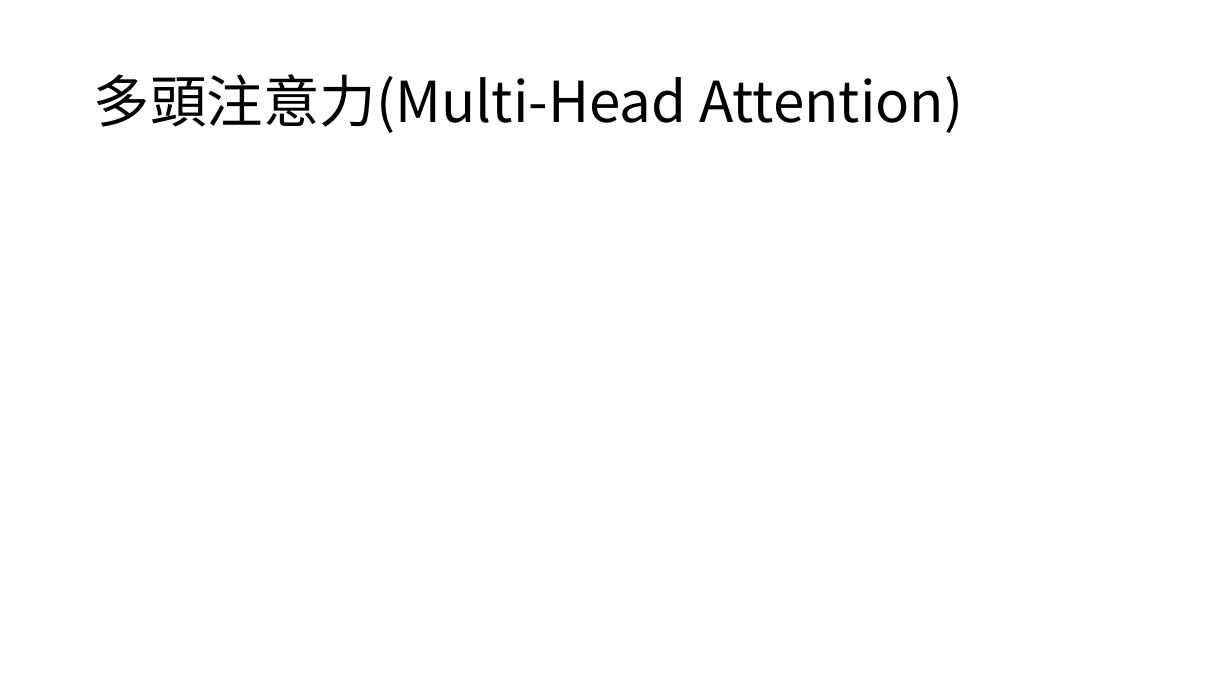
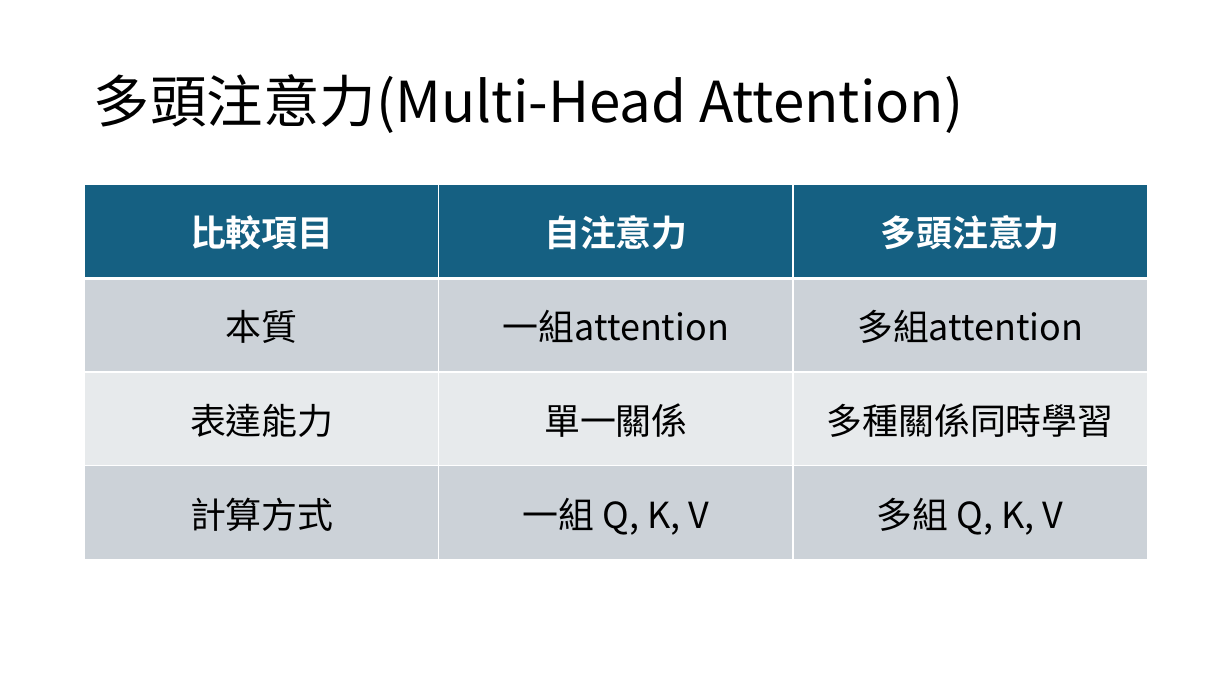
Before and after one commit to maxjiang323/GDG_NTPU_LLM_Lecture, a slide deck: slide 6 of Day3/Day3.pptx (slide 4 before the commit). Drawn at 1232x693 pixels with LibreOffice and Linux fonts; fonts in the diff are those of the drawing. Boxes give left, top, right and bottom in pixels: in the first picture for what was removed or moved away, otherwise in the second. Text is boxed around its words. In the diff, an @@ line names an element or a change of style, - is before the commit and + after.

```diff
--- a/Day3/Day3.pptx
+++ b/Day3/Day3.pptx
@@ table added at (85, 185, 1147, 560), 4 rows, 3 columns @@
+比較項目 | 自注意力 | 多頭注意力
+本質 | 一組attention | 多組attention
+表達能力 | 單一關係 | 多種關係同時學習
+計算方式 | 一組 Q, K, V | 多組 Q, K, V
```
Also in this commit, not shown: 4 other slides changed, 8 slides added, 1 slide removed, 2 other files.
